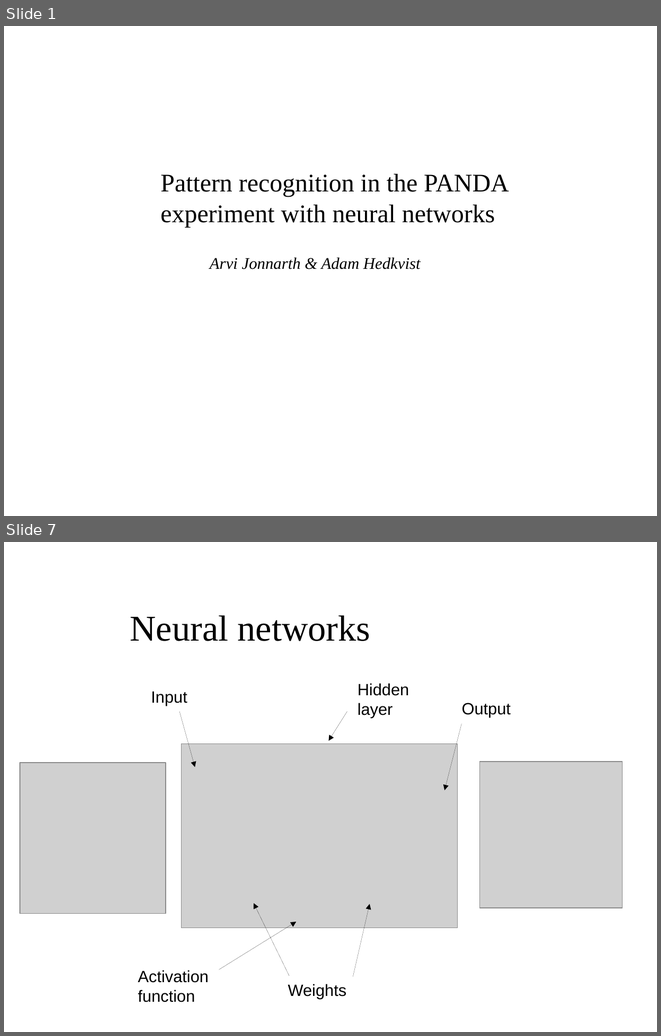
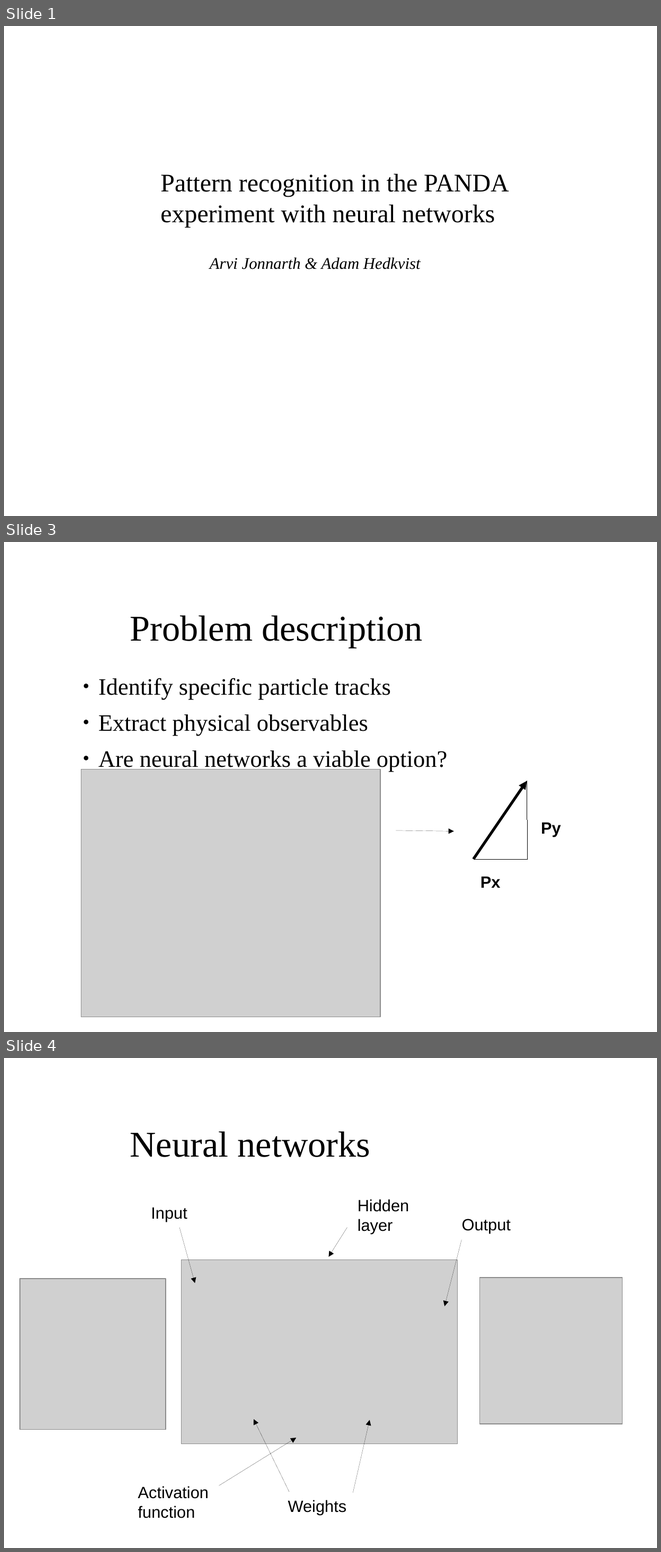
Before and after one commit to aaaaarvi/Projektarbete17, a slide deck: presentation/presentation.odp. Shown one above the other, each under a label of ours: slides 1 and 7 before the commit, slides 1, 3 and 4 after it; the slides between them are not shown. The pictures are 661x1036 and 661x1552 pixels, drawn with LibreOffice and Linux fonts; fonts in the diff are those of the drawing; grey boxes stand for pictures; background and template pictures are left out. Boxes give left, top, right and bottom in pixels: in the first picture for what was removed or moved away, otherwise in the second. Text is boxed around its words. In the diff, an @@ line names an element or a change of style, - is before the commit and + after.

```diff
--- a/presentation/presentation.odp
+++ b/presentation/presentation.odp
@@ slide 3 added at [4,542,657,1032], background picture (left out) @@
@@ title added at [130,615,423,647], 40 pt, text #000000 @@
+Problem description
@@ text added at [98,678,447,771], 26 pt, text #000000 @@
+● Identify specific particle tracks
+● Extract physical observables
+● Are neural networks a viable option?
@@ picture added at [81,769,380,1017] @@
@@ arrow added from (474, 859) to (527, 781), #000000 3 pt @@
@@ line added from (528, 859) to (527, 781), #000000 0 pt @@
@@ text added at [541,822,561,836], 18 pt, text #000000, bold @@
+Py
@@ arrow added from (396, 830) to (454, 831), #000000 0 pt @@
@@ line added from (528, 859) to (475, 859), #000000 0 pt @@
@@ text added at [480,876,501,888], 18 pt, text #000000, bold @@
+Px
@@ what was slide 7 is now slide 4 @@
```
Also in this commit, not shown: 11 other slides added, 8 slides removed, 6 other files.
